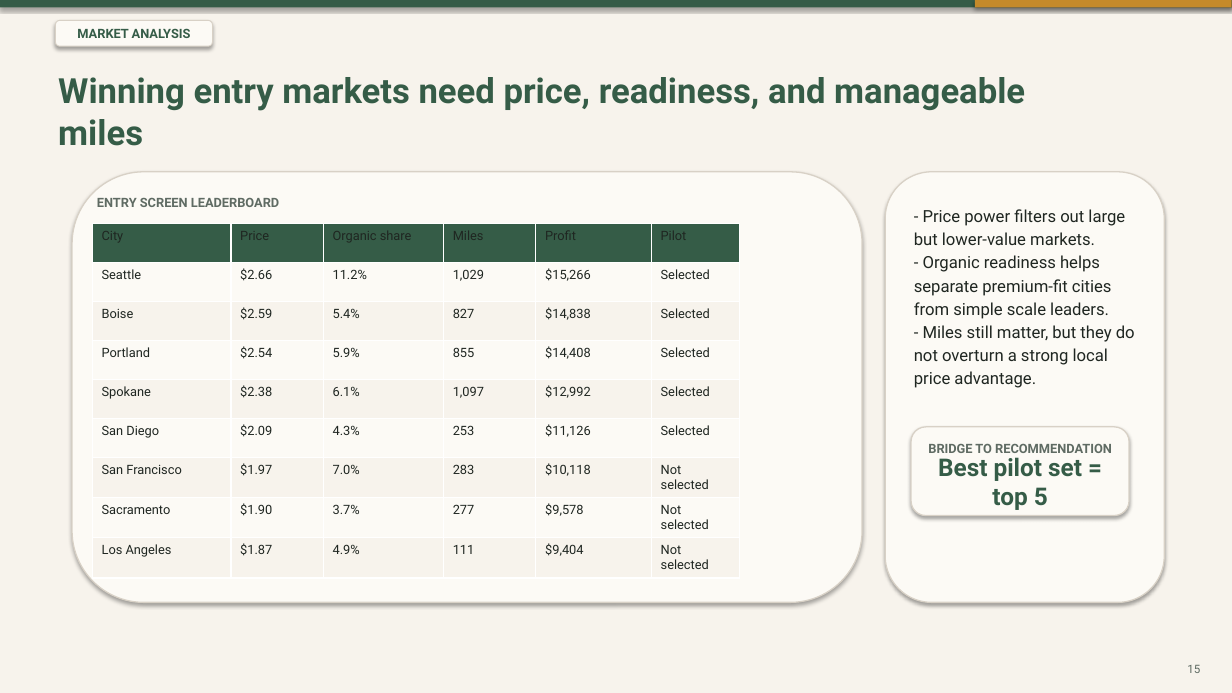
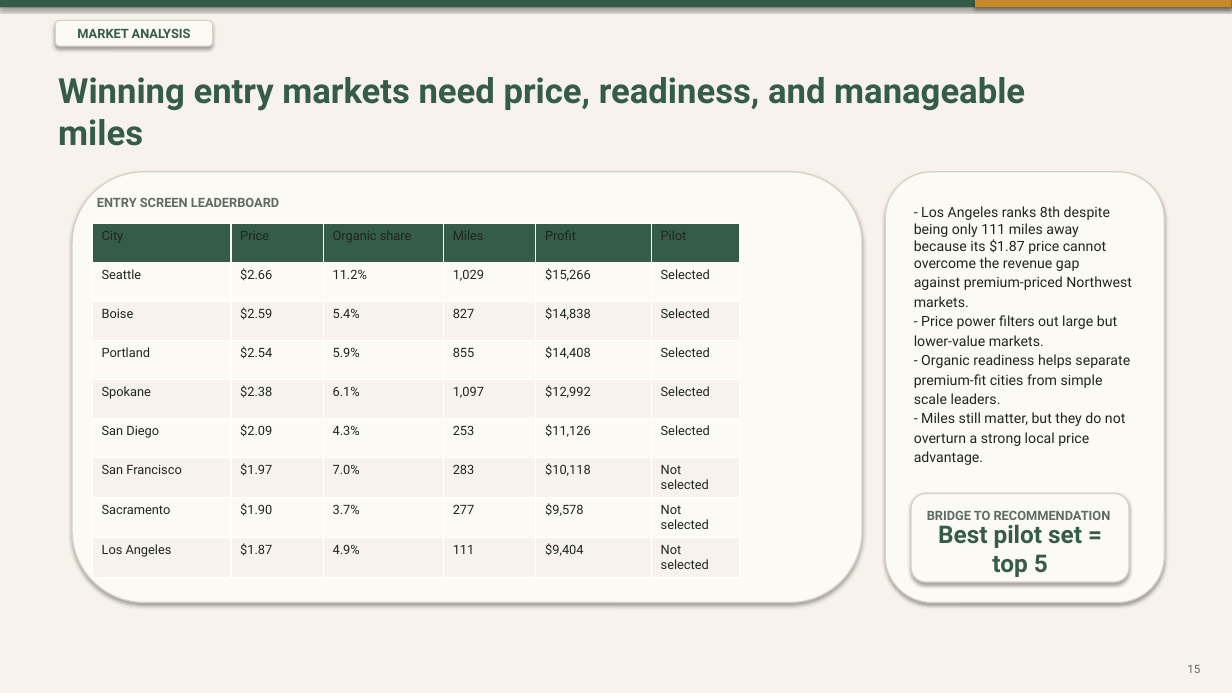
Before and after one commit to Knightery/IMA2026, a slide deck: slide 15 of slides/case-deck.pptx. Drawn at 1232x693 pixels with LibreOffice and Linux fonts; fonts in the diff are those of the drawing. Boxes give left, top, right and bottom in pixels: in the first picture for what was removed or moved away, otherwise in the second. Text is boxed around its words. In the diff, an @@ line names an element or a change of style, - is before the commit and + after.

Commit message:
Refine case deck layout and narrative

```diff
--- a/slides/case-deck.pptx
+++ b/slides/case-deck.pptx
@@ text at (x1=914, y1=206, x2=1132, y2=307): paragraph added @@
+- Los Angeles ranks 8th despite being only 111 miles away
+because its $1.87 price cannot overcome the revenue gap
+against premium-priced Northwest markets.
@@ text at (x1=914, y1=315, x2=1130, y2=465): size 13 to 11 pt in "- Price power filters out large but ...", "- Organic readiness helps separate premium-fit cities ...", "- Miles still matter, but they do ..." @@
@@ 2 texts, 1 rounded rectangle moved together from (x1=911, y1=427, x2=1129, y2=516) to (x1=911, y1=494, x2=1129, y2=582) @@
@@ text "BRIDGE TO RECOMMENDATION" at (x1=927, y1=511, x2=1111, y2=520): alignment centre to left @@
```
Also in this commit, not shown: 1 slide added, 1 slide removed, 2 other files.
